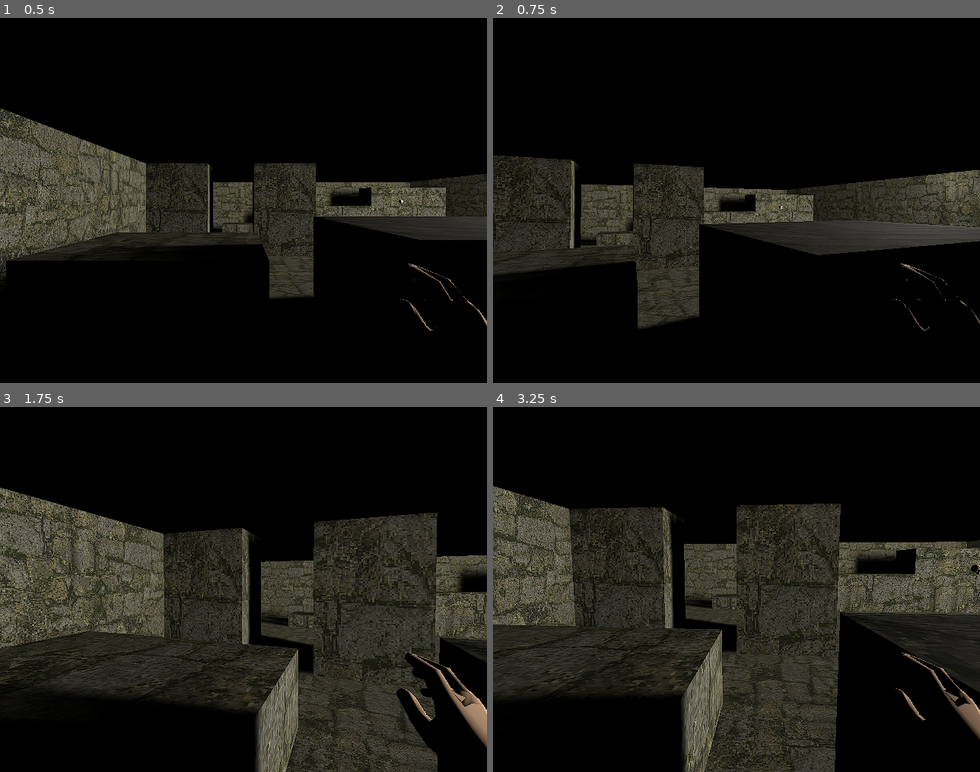
Above: before the commit, frames 1-4 (two rows, left to right).
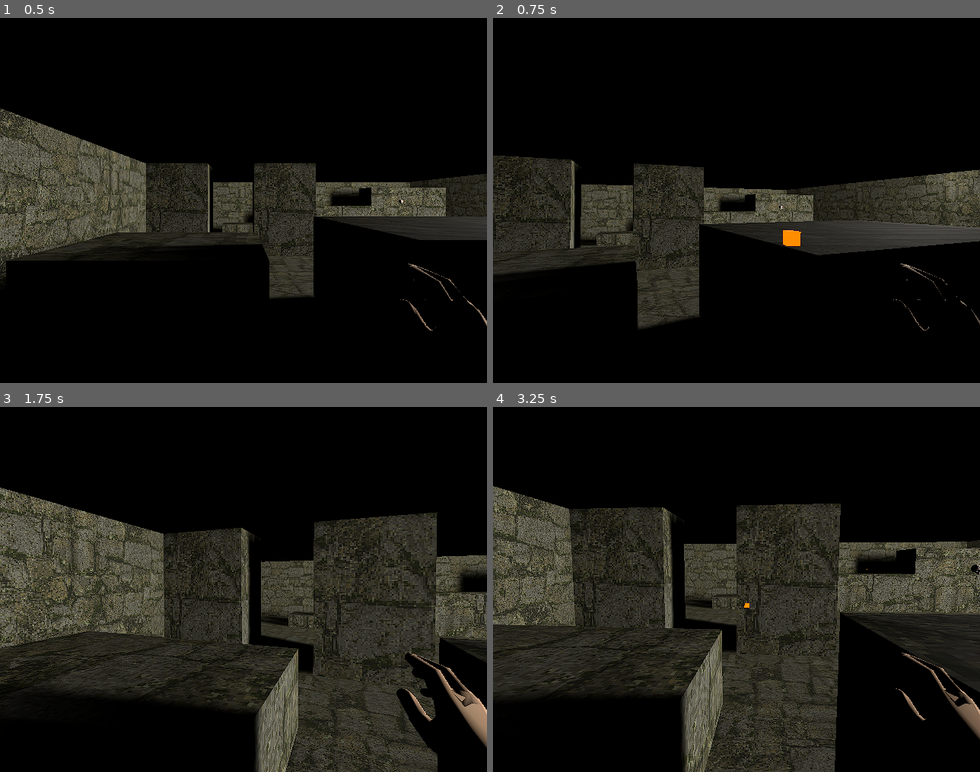
Above: after the commit, the same moments.

Repository: Georgii-Malyshev/godot-3d-project-1
Game: Godot game, scene res://game/Main.tscn
Two runs of this game, one before a commit and one after it. Both use one fixed random seed, a clock stepped at 60 frames per second and the inputs below.
Inputs (mouse positions are in pixels of both pictures, inside the frame that each line leads up to):
- Up to frame 1 (0.5 s): no input
- Up to frame 2 (0.75 s): tap Enter at 0.5 s; move the mouse to (760, 200) at 0.52 s; hold W (move_forward) from 0.53 s (still down); click (760, 200) at 0.6 s
- Up to frame 3 (1.75 s): keep holding W (move_forward); move the mouse to (219, 589) at 1.27 s; tap Shift (run) at 1.35 s
- Up to frame 4 (3.25 s): keep holding W (move_forward); move the mouse to (746, 582) at 2.02 s; hold Ctrl (sneak) 2.03-2.78 s; move the mouse to (731, 596) at 2.77 s; click (731, 596) at 2.85 s

Frame 1 is identical in both runs. In frame 2, 0.2% of the frame differs, in the area x 59-64%, y 57-63%; in frame 3, 1.5%, in the area x 0-100%, y 22-100%; in frame 4, 0.4%.

Commit message:
Stop player's collision shape from disrupting player's projectiles

Diff:
--- a/game/player/Player.tscn
+++ b/game/player/Player.tscn
@@ -21,3 +21,5 @@
 
 [node name="SpellcastingRightArm" parent="FpsCamera" instance=ExtResource( 1 )]
 transform = Transform( 0.998259, 0.026061, -0.0529207, -0.0221263, 0.997041, 0.0736215, 0.0546827, -0.0723225, 0.995881, -0.05, 0.03, -0.15 )
+
+[editable path="FpsCamera/SpellcastingRightArm"]
--- a/game/player/SpellcastingRightArm.tscn
+++ b/game/player/SpellcastingRightArm.tscn
@@ -13,4 +13,4 @@
 material/0 = ExtResource( 2 )
 
 [node name="ProjectileSpawnPoint" type="Spatial" parent="."]
-transform = Transform( 0.994165, -0.0142261, -0.106918, -0.00916994, -0.998823, 0.047633, -0.10747, -0.0463747, -0.993126, 0.265103, -0.113944, -0.371749 )
+transform = Transform( 0.994165, -0.0142261, -0.106918, -0.00916994, -0.998823, 0.047633, -0.10747, -0.0463747, -0.993126, 0.265103, -0.113944, -0.481671 )
